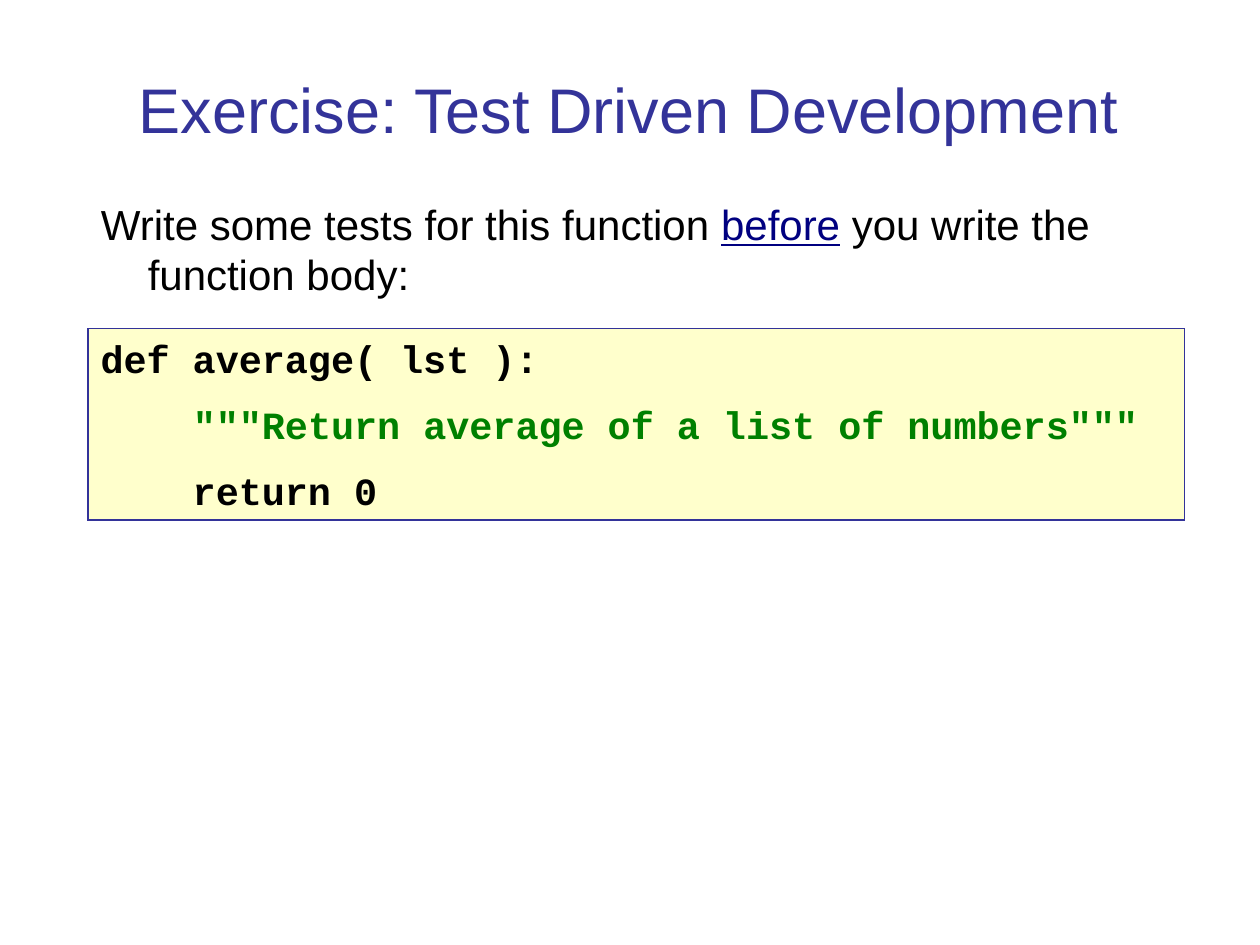
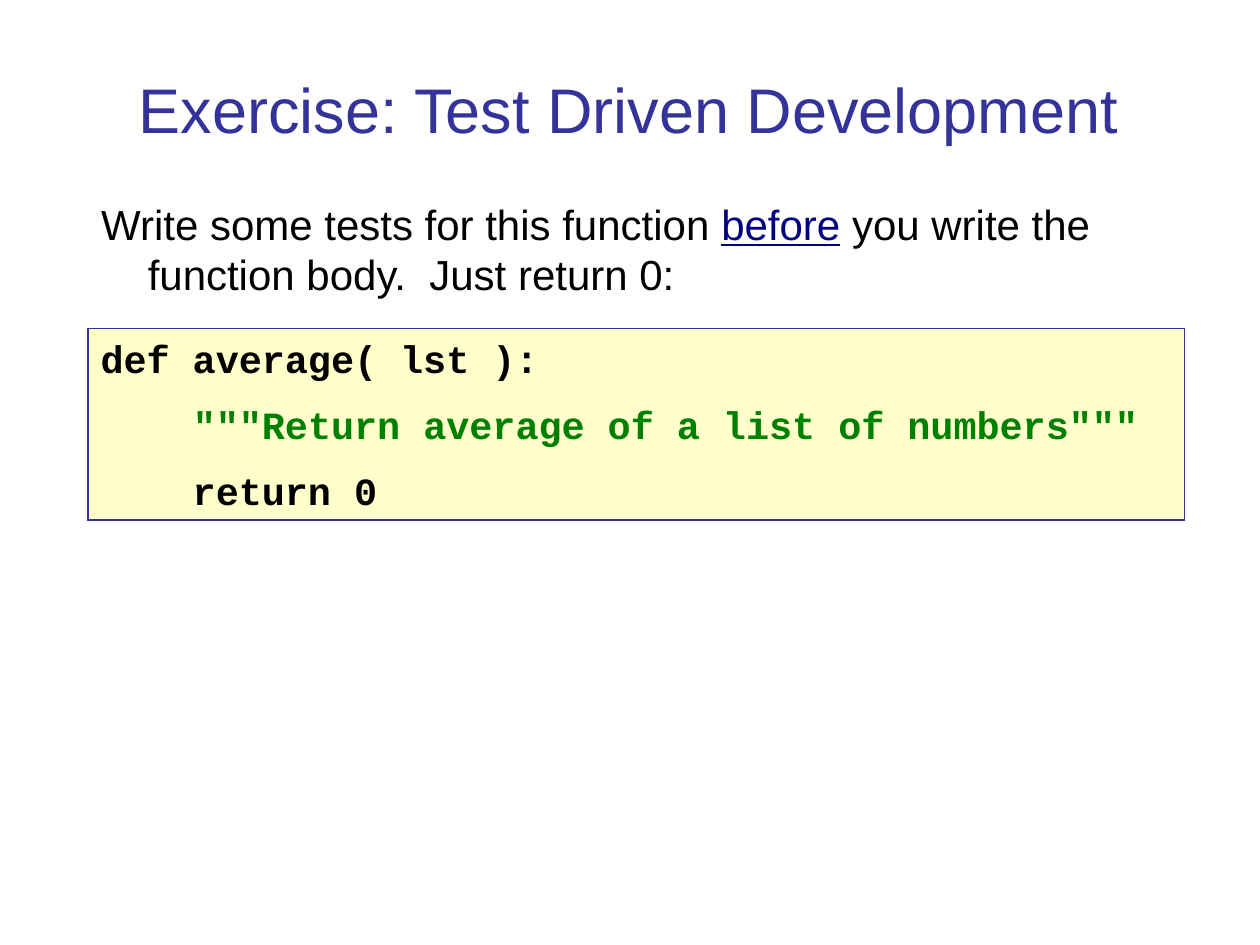
Before and after one commit to cpske/ISP, a slide deck: slide 18 of testing/PythonUnitTesting.ppt. Drawn at 1260x945 pixels with LibreOffice and Linux fonts; fonts in the diff are those of the drawing. Boxes give left, top, right and bottom in pixels: in the first picture for what was removed or moved away, otherwise in the second. Text is boxed around its words. In the diff, an @@ line names an element or a change of style, - is before the commit and + after.

```diff
--- a/testing/PythonUnitTesting.ppt
+++ b/testing/PythonUnitTesting.ppt
@@ text at [101,209,1090,299]: text changed @@
-Write some tests for this function before you write the function body:
+Write some tests for this function before you write the function body. Just return 0:
```
Also in this commit, not shown: 8 other slides changed, 2 slides added, 1 slide removed, 1 other file.
